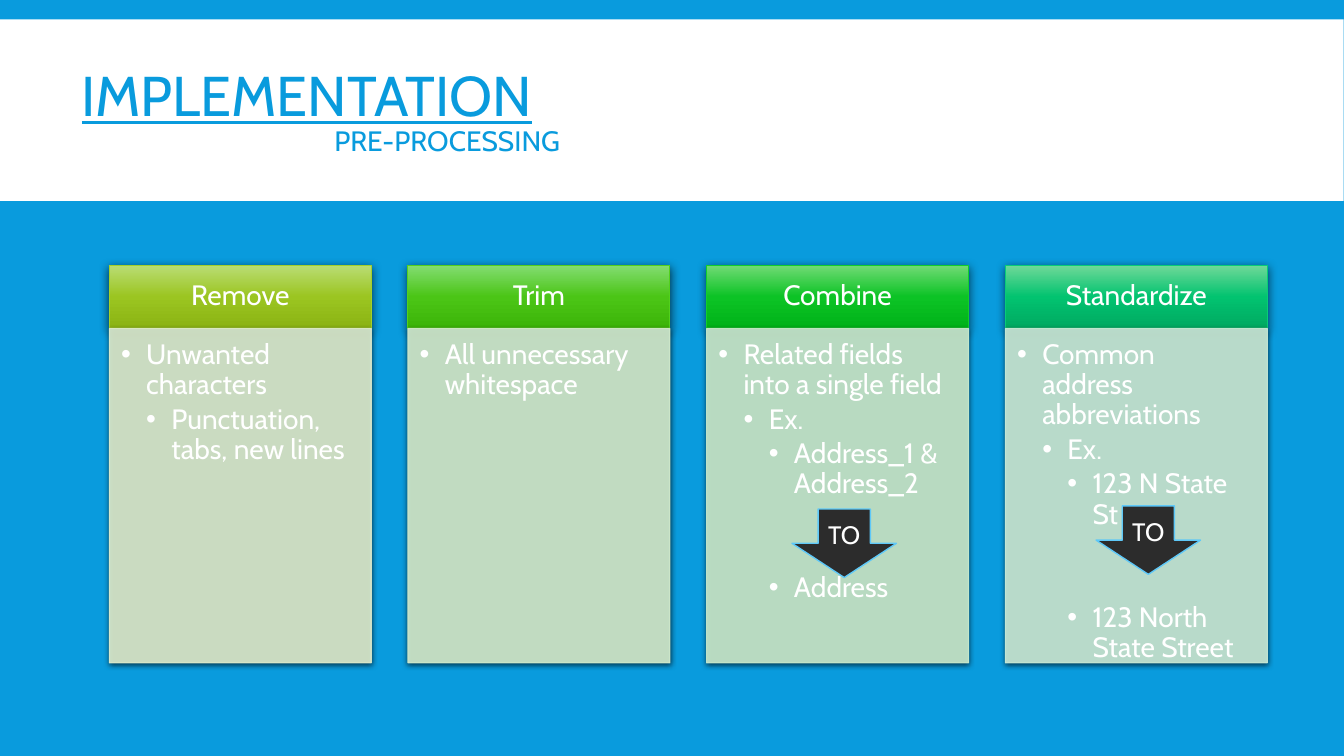
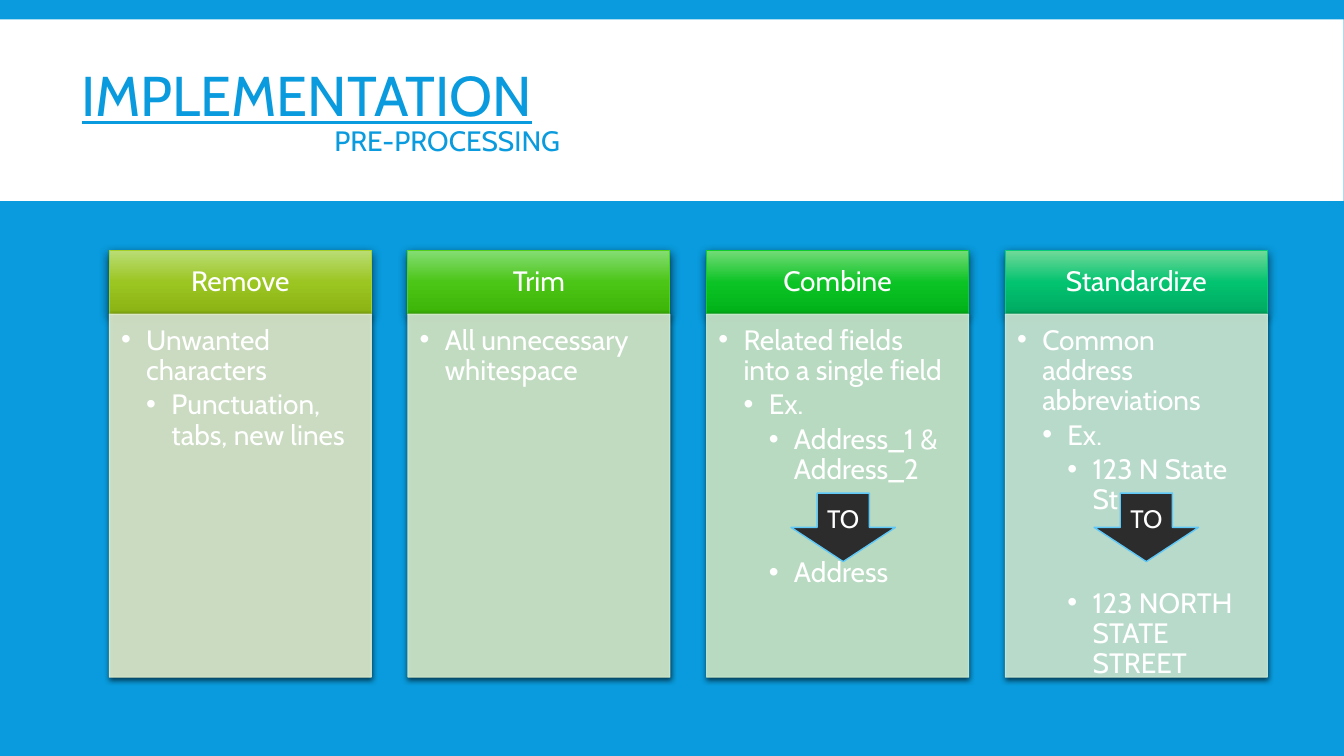
Before and after one commit to OryGregS/SeniorProject, a slide deck: slide 11 of docs/FuzzyRecordLinkage.pptx. Drawn at 1344x756 pixels with LibreOffice and Linux fonts; fonts in the diff are those of the drawing. Boxes give left, top, right and bottom in pixels: in the first picture for what was removed or moved away, otherwise in the second. Text is boxed around its words. In the diff, an @@ line names an element or a change of style, - is before the commit and + after.

```diff
--- a/docs/FuzzyRecordLinkage.pptx
+++ b/docs/FuzzyRecordLinkage.pptx
@@ 4 texts, 4 rectangles, 2 down arrows: place and size @@
-4 texts, 4 rectangles, 2 down arrows at (109, 265, 1267, 578)
+4 texts, 4 rectangles, 2 down arrows at (109, 251, 1267, 562)
@@ text "Unwanted characters": place and size @@
-text "Unwanted characters" at (146, 343, 344, 462)
+text "Unwanted characters" at (146, 329, 344, 448)
@@ rectangle: place and size @@
-rectangle at (109, 329, 371, 663)
+rectangle at (109, 315, 371, 678)
@@ text "All unnecessary whitespace": place and size @@
-text "All unnecessary whitespace" at (445, 343, 628, 401)
+text "All unnecessary whitespace" at (445, 329, 628, 386)
@@ rectangle: place and size @@
-rectangle at (408, 329, 670, 663)
+rectangle at (408, 315, 670, 678)
@@ text "Related fields into a single ...": place and size @@
-text "Related fields into a single ..." at (744, 343, 942, 597)
+text "Related fields into a single ..." at (744, 329, 942, 582)
@@ rectangle: place and size @@
-rectangle at (707, 329, 969, 663)
+rectangle at (707, 315, 969, 678)
@@ text "Common address abbreviations": place and size @@
-text "Common address abbreviations" at (1042, 344, 1233, 664)
+text "Common address abbreviations" at (1042, 330, 1233, 680)
@@ rectangle: place and size @@
-rectangle at (1005, 329, 1267, 663)
+rectangle at (1005, 315, 1267, 678)
@@ text at (1093, 593, 1233, 680): text changed @@
-      • 123 North State Street
+      • 123 NORTH STATE STREET
```
Also in this commit, not shown: 9 other slides changed, 1 slide added.
